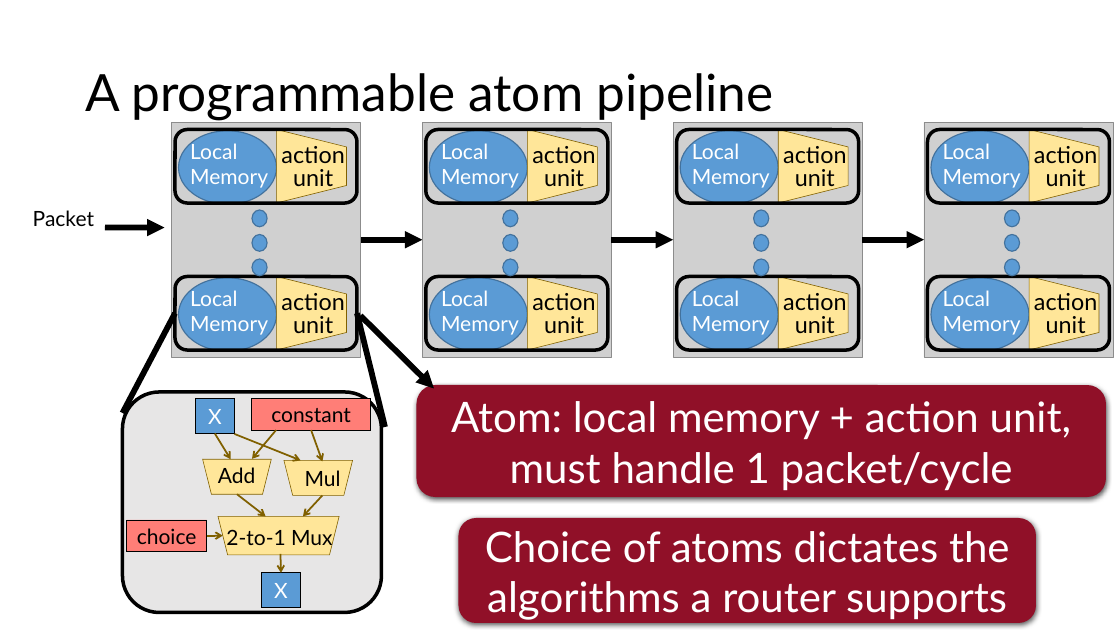
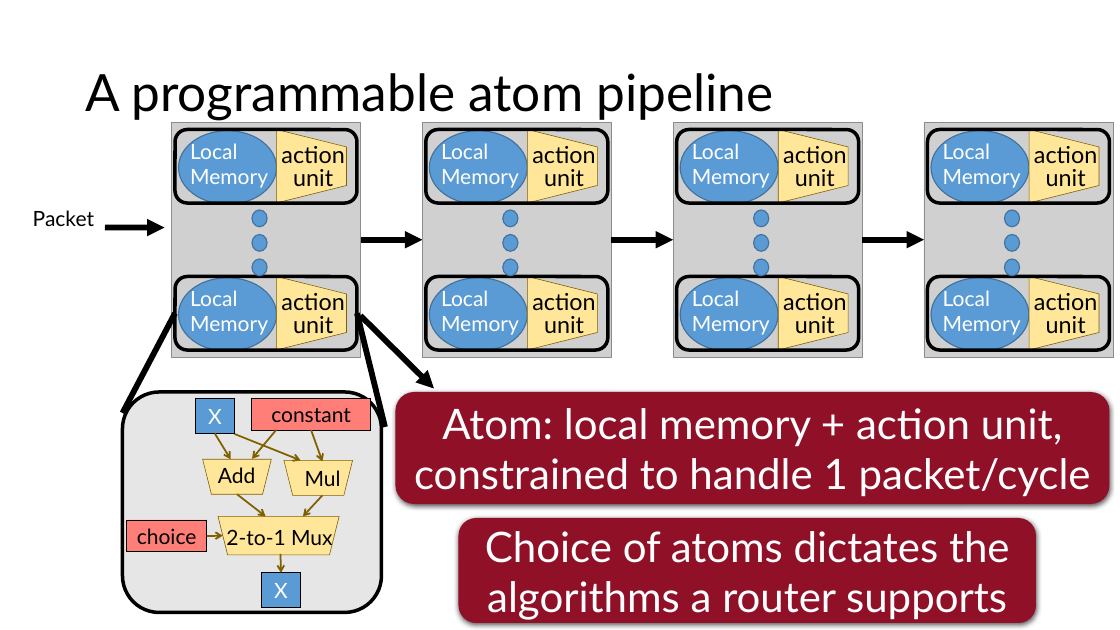
Before and after one commit to anirudhSK/pifo-domino-marple-ppts, a slide deck: slide 12 of combined_domino_pifo.pptx. Drawn at 1120x630 pixels with LibreOffice and Linux fonts; fonts in the diff are those of the drawing; grey boxes stand for pictures. Boxes give left, top, right and bottom in pixels: in the first picture for what was removed or moved away, otherwise in the second. Text is boxed around its words. In the diff, an @@ line names an element or a change of style, - is before the commit and + after.

```diff
--- a/combined_domino_pifo.pptx
+++ b/combined_domino_pifo.pptx
@@ rounded rectangle "Atom: local memory + action ..." resized from (x1=417, y1=385, x2=1107, y2=497) to (x1=396, y1=392, x2=1110, y2=504) @@
@@ text in rounded rectangle at (x1=414, y1=458, x2=1091, y2=497): text changed @@
-must handle 1 packet/cycle
+constrained to handle 1 packet/cycle
```
Also in this commit, not shown: 1 other slide changed.
